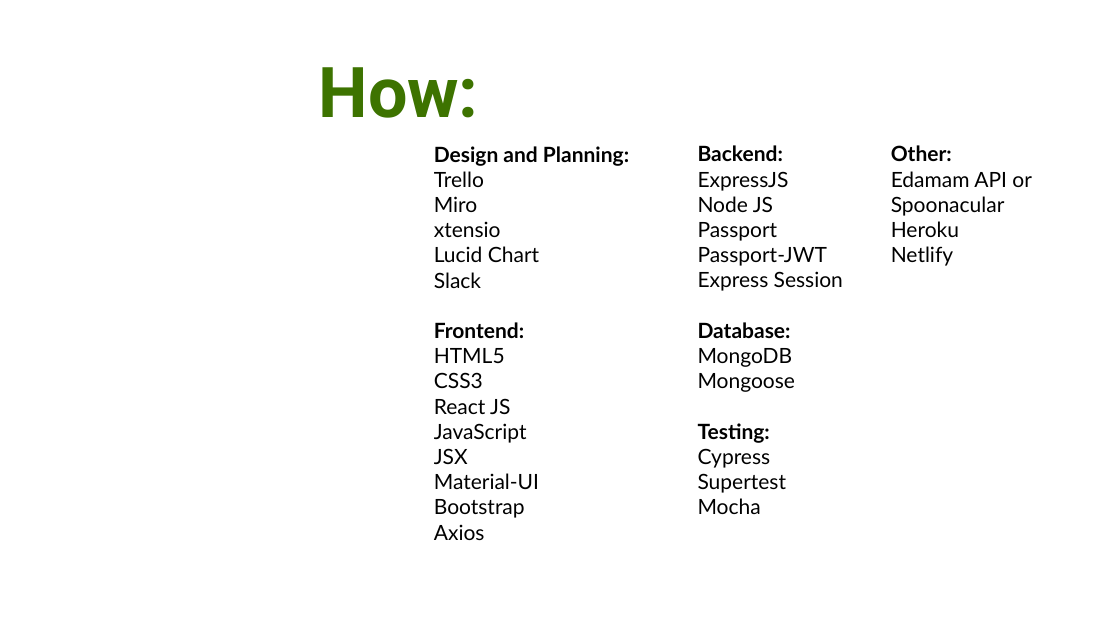
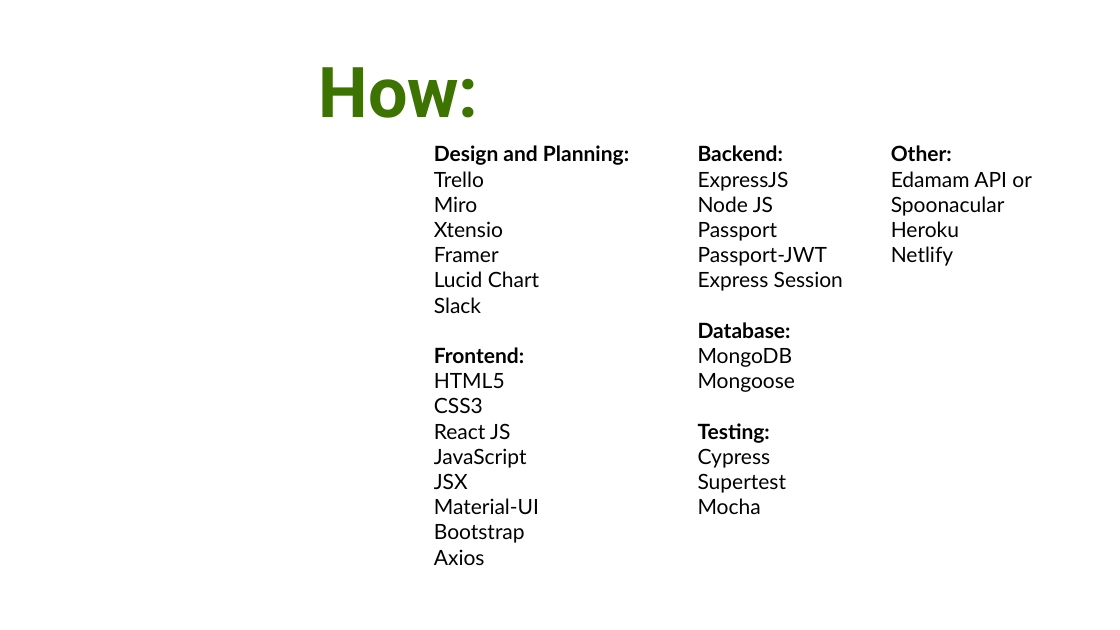
Before and after one commit to CA-MERN/MERN-Part-A-Docs, a slide deck: slide 14 of Presentation1.pptx. Drawn at 1120x630 pixels with LibreOffice and Linux fonts; fonts in the diff are those of the drawing; background and template pictures are left out. Boxes give left, top, right and bottom in pixels: in the first picture for what was removed or moved away, otherwise in the second. Text is boxed around its words. In the diff, an @@ line names an element or a change of style, - is before the commit and + after.

```diff
--- a/Presentation1.pptx
+++ b/Presentation1.pptx
@@ text at <box>434,221,503,262</box>: text changed @@
-xtensio
+Xtensio
+Framer
```
Also in this commit, not shown: 9 other files.
